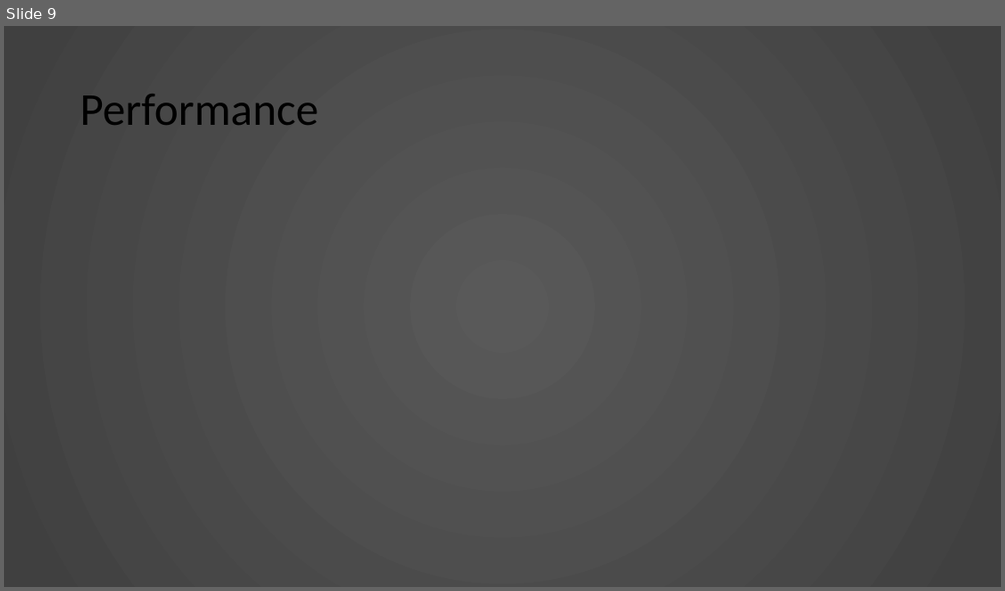
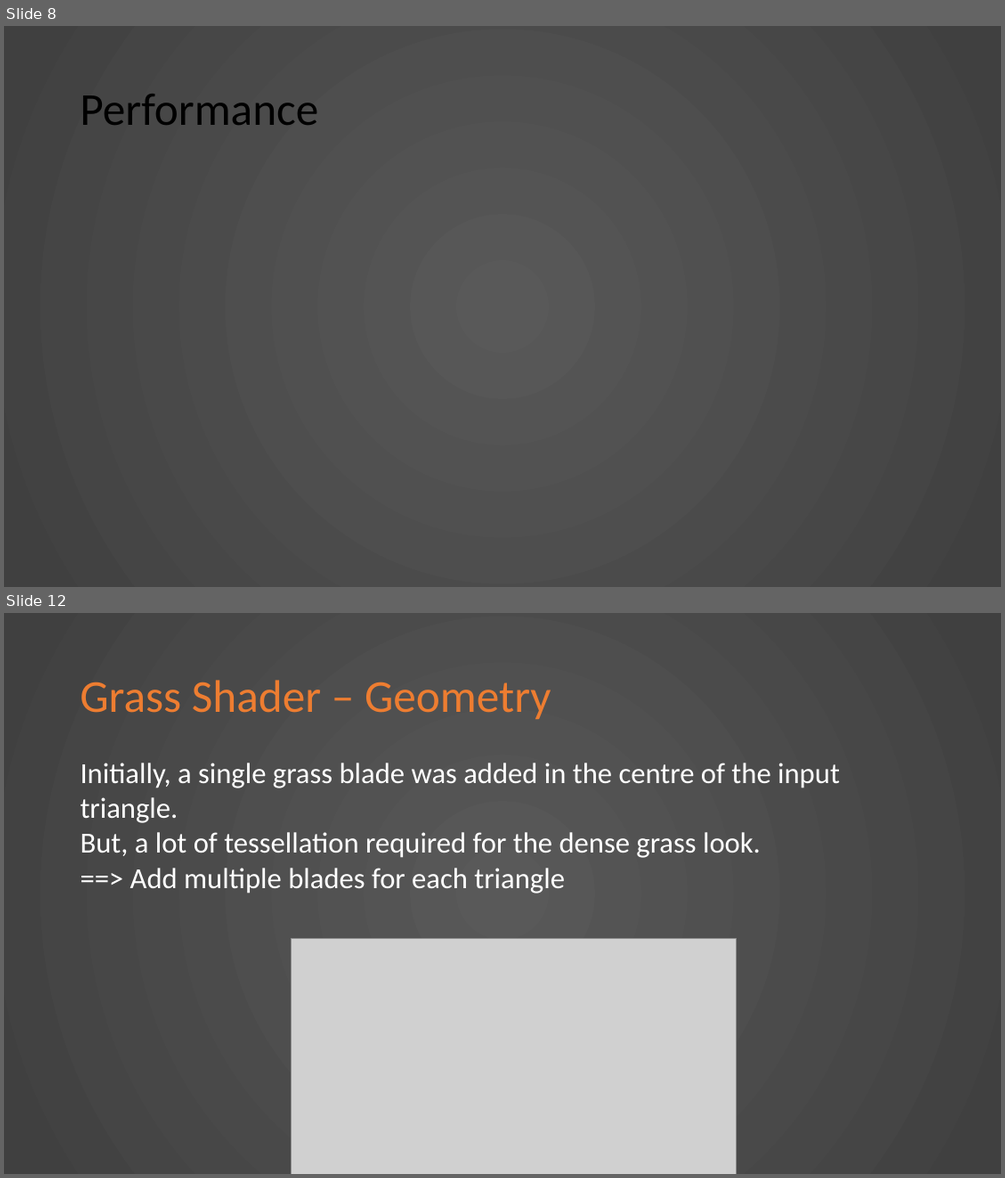
Before and after one commit to KnightTec/ShaderProject, a slide deck: Presentation.pptx. Shown one above the other, each under a label of ours: slide 9 before the commit, slides 8 and 12 after it; the slides between them are not shown. The pictures are 1005x591 and 1005x1178 pixels, drawn with LibreOffice and Linux fonts; fonts in the diff are those of the drawing; grey boxes stand for pictures. Boxes give left, top, right and bottom in pixels: in the first picture for what was removed or moved away, otherwise in the second. Text is boxed around its words. In the diff, an @@ line names an element or a change of style, - is before the commit and + after.

```diff
--- a/Presentation.pptx
+++ b/Presentation.pptx
@@ slide 12 added at (4,613,1001,1174), background gradient #595959 to #404040 @@
@@ title added at (80,680,551,720), 44 pt, text #ED7D31 @@
+Grass Shader – Geometry
@@ text added at (81,763,840,893), 28 pt, text #FFFFFF @@
+Initially, a single grass blade was added in the centre of the input triangle.
+But, a lot of tessellation required for the dense grass look.
+==> Add multiple blades for each triangle
@@ picture added at (291,938,736,1174) @@
@@ what was slide 9 is now slide 8 @@
```
Also in this commit, not shown: 3 slides changed, 7 other slides added, 1 slide removed.
